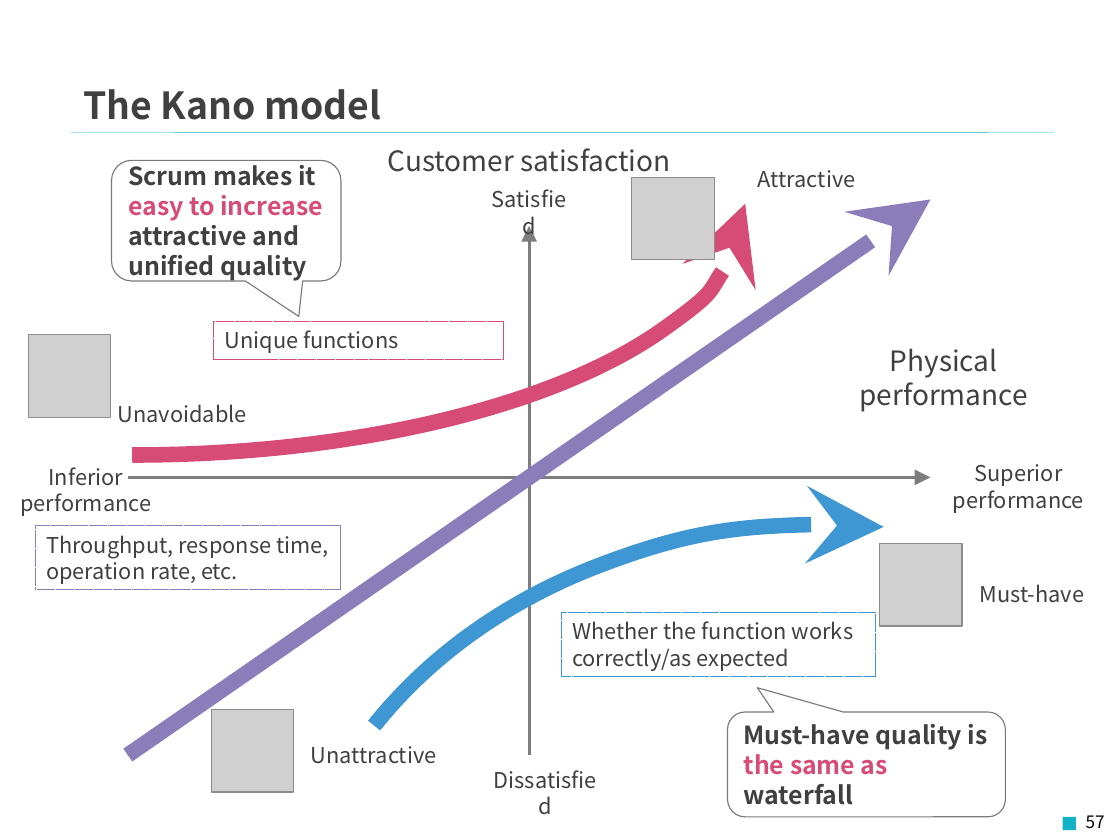
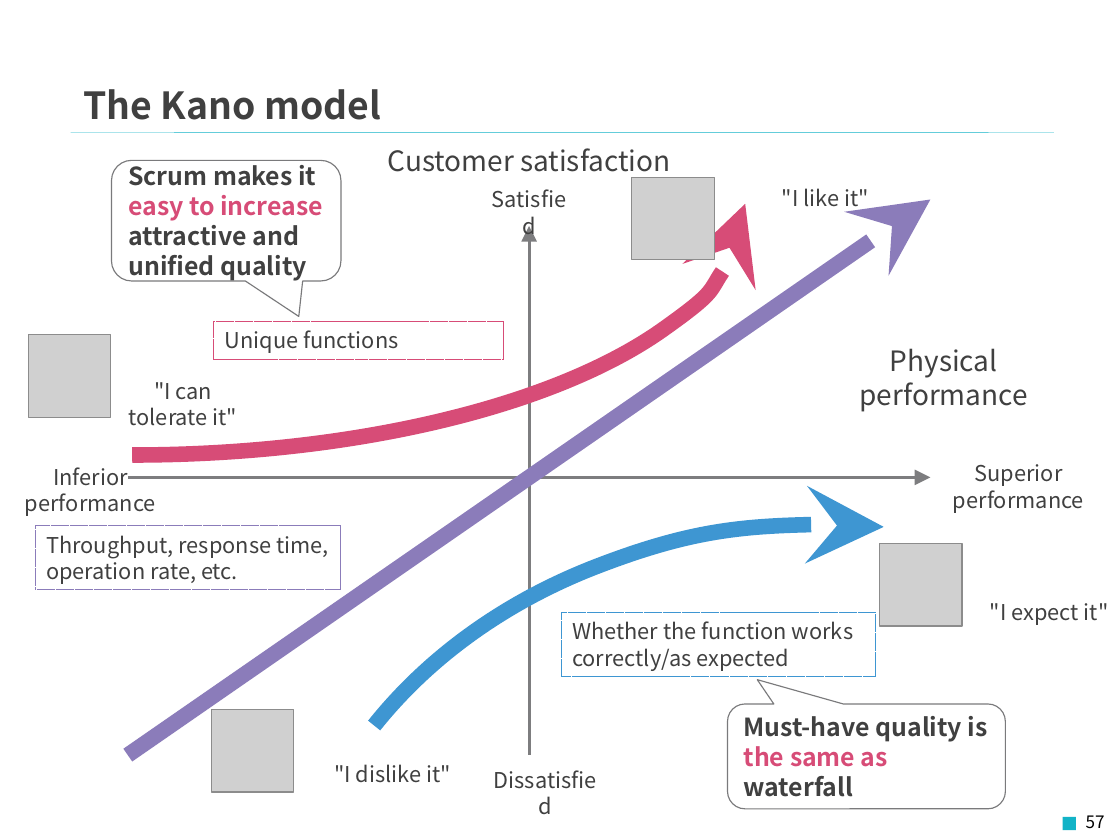
Before and after one commit to Fintan-contents/introduction-to-scrum, a slide deck: slide 57 of en/docs/Introduction_to_Scrum.pptx. Drawn at 1120x840 pixels with LibreOffice and Linux fonts; fonts in the diff are those of the drawing; grey boxes stand for pictures; background and template pictures are left out. Boxes give left, top, right and bottom in pixels: in the first picture for what was removed or moved away, otherwise in the second. Text is boxed around its words. In the diff, an @@ line names an element or a change of style, - is before the commit and + after.

```diff
--- a/en/docs/Introduction_to_Scrum.pptx
+++ b/en/docs/Introduction_to_Scrum.pptx
@@ text removed at <box>758,170,856,188</box> @@
-Attractive
@@ text added at <box>782,188,869,212</box>, 14 pt, text #404040 @@
+"I like it"
@@ text added at <box>129,382,238,426</box>, 14 pt, text #404040 @@
+"I can tolerate it"
@@ text removed at <box>118,404,247,423</box> @@
-Unavoidable
@@ text "Inferior performance": place and size @@
-text "Inferior performance" at <box>20,467,151,516</box>
+text "Inferior performance" at <box>25,467,156,516</box>
@@ text removed at <box>980,584,1085,603</box> @@
-Must-have
@@ text added at <box>990,603,1109,625</box>, 14 pt, text #404040 @@
+"I expect it"
@@ rounded speech box "Must-have quality is the same ...": place and size @@
-rounded speech box "Must-have quality is the same ..." at <box>728,712,1006,818</box>
+rounded speech box "Must-have quality is the same ..." at <box>728,704,1006,810</box>
@@ text removed at <box>311,746,437,764</box> @@
-Unattractive
@@ text added at <box>334,764,451,783</box>, 14 pt, text #404040 @@
+"I dislike it"
```
Also in this commit, not shown: 22 other slides changed, 1 other file.
